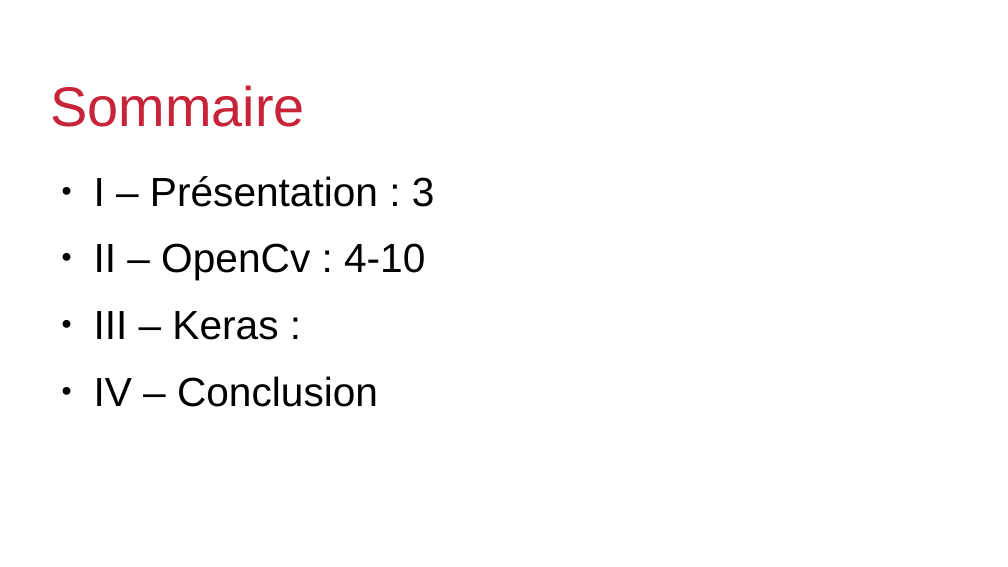
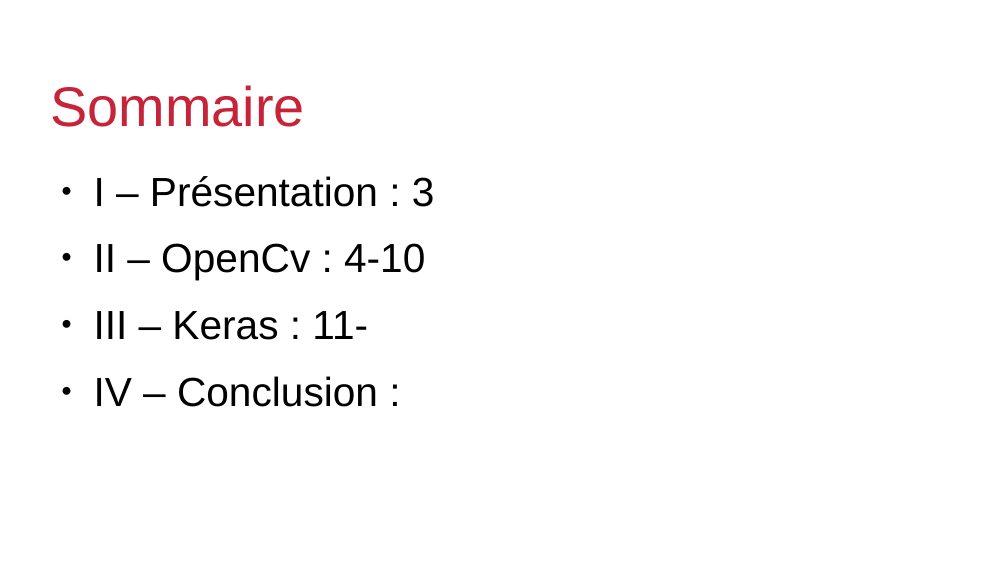
Before and after one commit to Sebastien-WAGNER-63/Boyaketa, a slide deck: slide 2 of Boyaketa/CR/diapo.odp. Drawn at 1008x567 pixels with LibreOffice and Linux fonts; fonts in the diff are those of the drawing; background and template pictures are left out. Boxes give left, top, right and bottom in pixels: in the first picture for what was removed or moved away, otherwise in the second. Text is boxed around its words. In the diff, an @@ line names an element or a change of style, - is before the commit and + after.

```diff
--- a/Boyaketa/CR/diapo.odp
+++ b/Boyaketa/CR/diapo.odp
@@ text at bbox=[94, 311, 378, 407]: text changed @@
-● III – Keras :
-● IV – Conclusion
+● III – Keras : 11-
+● IV – Conclusion :
```
Also in this commit, not shown: 8 slides added, 3 slides removed, 6 other files.
